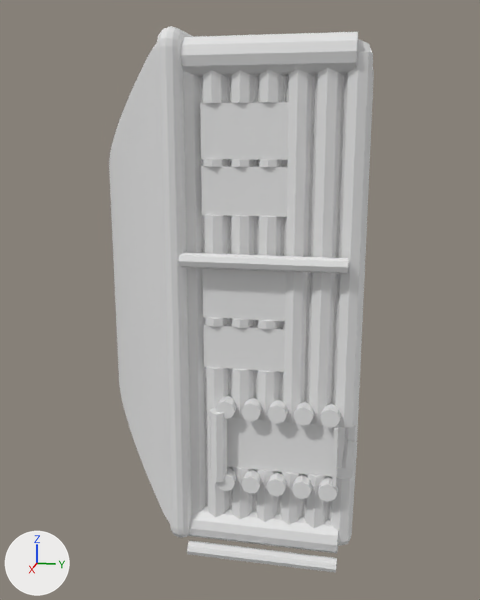
The OBJ model landstalker/data/proxies/house_726_a.obj as it was, and as the next commit left it.
The view is the same before and after, from a 50 mm camera at (617.3, -136.7, 627.3) aimed at (393.8, -181.4, 571.5). Every picture has the same lights, and +X, +Y and +Z are marked at lower left. The older version comes first. Where no turn or scale is listed for an object, it has been applied to the vertices.

In view in the first picture: 'house_726_a'.
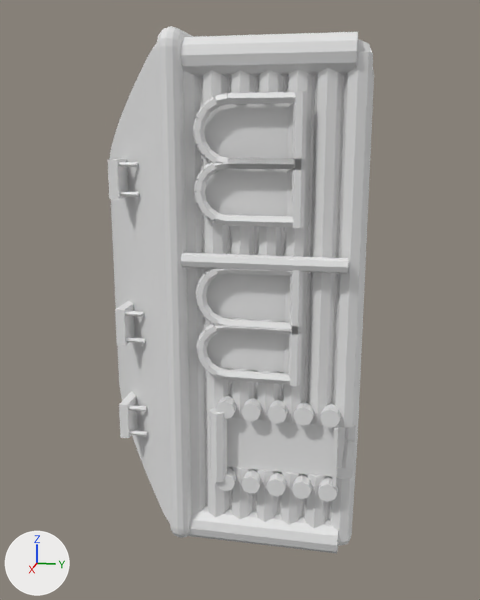
Pixel boxes (x1, y1, x2, y2) of what changed, in the pictures (480 x 600 px):
'house_726_a', reshaped
    before: (109, 26, 374, 573)
    after: (108, 26, 374, 554)
part 1 of me_house_726_a, added
    after: (288, 325, 302, 387)
part 2 of me_house_726_a, added
    after: (289, 270, 303, 335)
part 3 of me_house_726_a, added
    after: (291, 158, 305, 228)
part 4 of me_house_726_a, added
    after: (292, 91, 307, 170)
part 5 of me_house_726_a, added
    after: (119, 192, 139, 197)
part 6 of me_house_726_a, added
    after: (118, 162, 138, 167)
part 7 of me_house_726_a, added
    after: (108, 158, 128, 199)
part 8 of me_house_726_a, added
    after: (126, 338, 145, 343)
part 9 of me_house_726_a, added
    after: (125, 311, 144, 317)
part 10 of me_house_726_a, added
    after: (115, 301, 135, 346)
part 11 of me_house_726_a, added
    after: (129, 430, 148, 436)
part 12 of me_house_726_a, added
    after: (128, 405, 147, 411)
part 13 of me_house_726_a, added
    after: (119, 391, 138, 438)
part 14 of me_house_726_a, deleted
    before: (187, 540, 337, 573)
part 15 of me_house_726_a, built on
    before: (171, 209, 348, 309)
    after: (181, 92, 348, 384)

The change, as a list of edits to the scene's bpy script:
```text
Change me_house_726_a:
    used by ob_house_726_a; location = (0.0, 0.0, 0.0)
    remove me_house_726_a.from_pydata(...)  # 2176 vertices, 4036 faces; spans x 354.0..433.0, y -228.0..-139.0, z 494.0..657.0
    add me_house_726_a.from_pydata(...)  # 2834 vertices, 5160 faces; spans x 354.0..433.0, y -228.0..-139.0, z 498.0..657.0
    me_house_726_a part 1: a new loose piece, a 6-sided cylinder along z spanning x 429.0..432.2, y -159.3..-155.7, z 555.5..574.0
    me_house_726_a part 2: a new loose piece, a 6-sided cylinder along z spanning x 429.0..432.2, y -159.3..-155.7, z 571.5..591.5
    me_house_726_a part 3: a new loose piece, a 6-sided cylinder along z spanning x 429.0..432.2, y -159.3..-155.7, z 602.5..621.5
    me_house_726_a part 4: a new loose piece, a 6-sided cylinder along z spanning x 429.0..432.2, y -159.3..-155.7, z 618.5..639.0
    me_house_726_a part 5: a new loose piece, a 6-sided cylinder along y spanning x 419.2..420.8, y -214.0..-208.0, z 609.3..610.7
    me_house_726_a part 6: a new loose piece, a 6-sided cylinder along y spanning x 419.2..420.8, y -214.0..-208.0, z 618.3..619.7
    me_house_726_a part 7: a new loose piece, a box spanning x 409.5..421.5, y -217.0..-214.0, z 608.5..620.5
    me_house_726_a part 8: a new loose piece, a 6-sided cylinder along y spanning x 419.6..421.2, y -213.7..-207.7, z 562.2..563.6
    me_house_726_a part 9: a new loose piece, a 6-sided cylinder along y spanning x 419.6..421.2, y -213.7..-207.7, z 571.2..572.6
    me_house_726_a part 10: a new loose piece, a box spanning x 409.9..421.9, y -216.7..-213.7, z 561.4..573.4
    me_house_726_a part 11: a new loose piece, a 6-sided cylinder along y spanning x 419.2..420.8, y -214.0..-208.0, z 529.3..530.7
    me_house_726_a part 12: a new loose piece, a 6-sided cylinder along y spanning x 419.2..420.8, y -214.0..-208.0, z 538.3..539.7
    me_house_726_a part 13: a new loose piece, a box spanning x 409.5..421.5, y -217.0..-214.0, z 528.5..540.5
    me_house_726_a part 14: the loose piece of 16 vertices spanning x 428.0..433.0, y -191.0..-143.0, z 494.0..498.0 is deleted
    me_house_726_a part 15: 3 vertices moved from x 428.0..431.0, y -192.0, z 592.0..594.0 to x 428.0..431.0, y -191.0, z 592.0..594.0; 5 vertices removed from x 429.0..433.0, y -192.0, z 590.0..594.0; 463 vertices added at x 429.0..433.0, y -191.0..-157.0, z 556.0..639.0
    other edits to the shape of me_house_726_a do not show in these pictures
```
